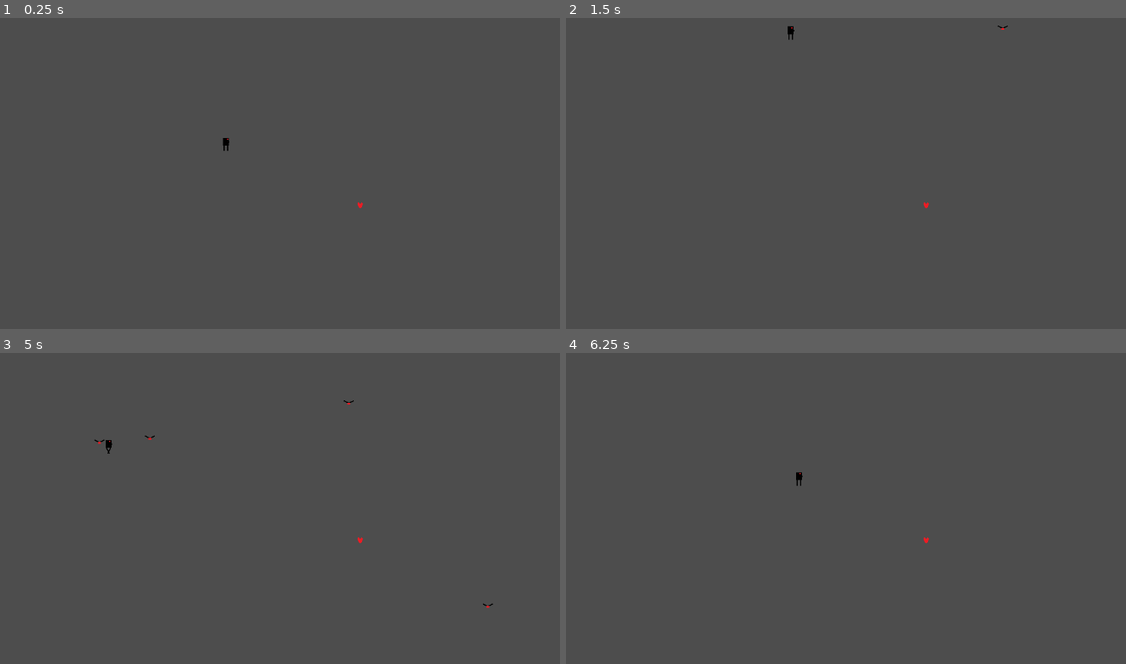
Above: before the commit, frames 1-4 (two rows, left to right).
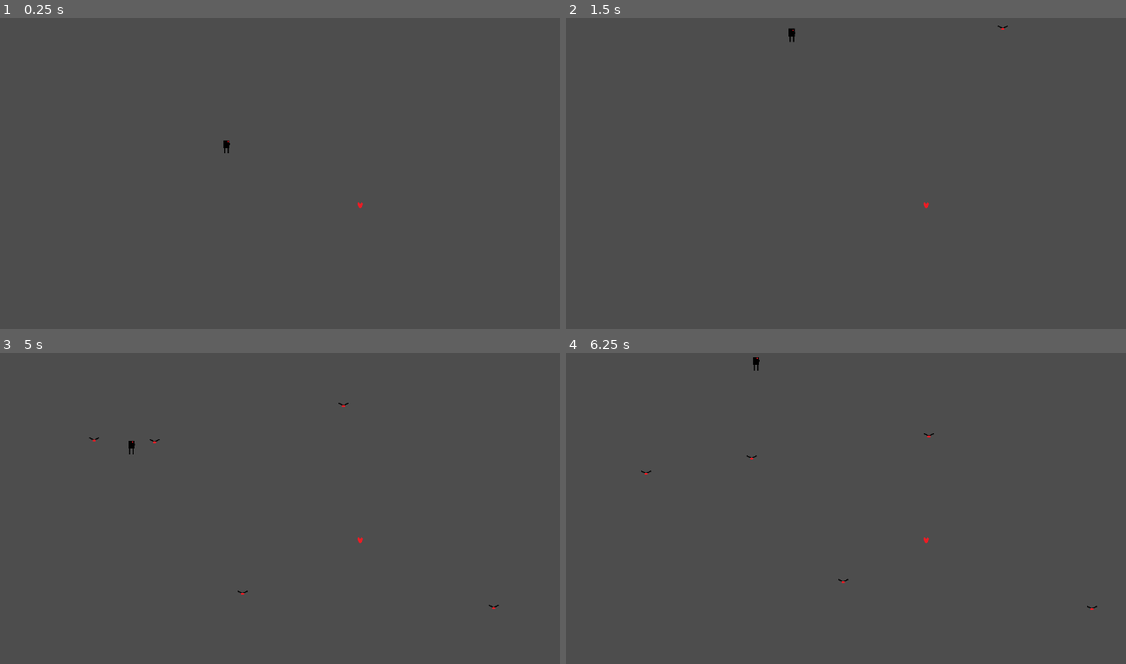
Above: after the commit, the same moments.

Repository: BIIGORANGE/bean-stalk-ben
Game: Godot game, scene res://Scenes/main.tscn
Same seed, same stepped clock (60 frames per second), same inputs: the game is played once before the commit and once after it.
Inputs:
- Up to frame 1 (0.25 s): no input
- Up to frame 2 (1.5 s): tap Enter at 0.5 s; hold W (up) from 0.53 s (still down)
- Up to frame 3 (5 s): tap Space at 2 s; release W (up) at 2.03 s; hold A (left) 2.03-3.53 s; hold Down (down) 3.53-4.28 s; hold D (right) from 4.28 s (still down)
- Up to frame 4 (6.25 s): release D (right) at 5.03 s; hold W (up) 5.03-5.78 s; hold D (right) from 5.78 s (still down)

The runs differ from the first frame. In frame 1, less than 0.1% of the frame differs, in the area x 39-42%, y 38-44%; in frame 2, less than 0.1%; in frame 3, 0.2%, in the area x 15-90%, y 15-83%; in frame 4, 0.1%.

Commit message:
height changer added
only able to add height, not decrease. no associated visuals with height change

Diff:
--- a/hair-game/Scenes/main.tscn
+++ b/hair-game/Scenes/main.tscn
@@ -66,18 +66,6 @@
 [node name="Health" parent="PickUps" unique_id=1254405215 instance=ExtResource("2_bo1nx")]
 position = Vector2(79, -17)
 
-[node name="FlySpawn1" type="Marker2D" parent="." unique_id=234040339]
-position = Vector2(599, -59)
-
-[node name="FlySpawn2" type="Marker2D" parent="." unique_id=404071212]
-position = Vector2(-256, 200)
-
-[node name="FlySpawn3" type="Marker2D" parent="." unique_id=1702682247]
-position = Vector2(432, 111)
-
-[node name="FlySpawn4" type="Marker2D" parent="." unique_id=124890683]
-position = Vector2(600, 345)
-
 [node name="Player" parent="." unique_id=1167191834 instance=ExtResource("1_jjgbg")]
 unique_name_in_owner = true
 speed = 200
--- a/hair-game/Scenes/player.tscn
+++ b/hair-game/Scenes/player.tscn
@@ -46,18 +46,18 @@
 }]
 
 [sub_resource type="RectangleShape2D" id="RectangleShape2D_kry3j"]
-size = Vector2(10, 13)
+size = Vector2(10, 15)
 
 [node name="Player" type="CharacterBody2D" unique_id=1167191834]
 collision_layer = 2
 script = ExtResource("1_6t5aa")
 
 [node name="AnimatedSprite2D" type="AnimatedSprite2D" parent="." unique_id=1611507406]
+position = Vector2(1, 4)
 sprite_frames = SubResource("SpriteFrames_jjvhh")
 animation = &"idle"
 autoplay = "idle"
 frame_progress = 0.77042884
 
 [node name="CollisionShape2D" type="CollisionShape2D" parent="." unique_id=679252106]
-position = Vector2(0, -4.5)
 shape = SubResource("RectangleShape2D_kry3j")
--- a/hair-game/Scripts/player.gd
+++ b/hair-game/Scripts/player.gd
@@ -1,17 +1,29 @@
 extends CharacterBody2D
-@export var speed = 300
+@export var speed = 250
 @onready var game_manager: Node = %GameManager
 
 @onready var animated_sprite: AnimatedSprite2D = $AnimatedSprite2D
+@onready var collision_shape: CollisionShape2D = $CollisionShape2D
 
-var health = 1
+var health = 3
+
+
+func change_height():
+	var height = health
+	var move_shape = collision_shape.shape.size.y/2
+	collision_shape.scale.y =  height * 1
+	collision_shape.position.y = move_shape
+
 func _ready() -> void:
 	pass
+
 func add_health():
+	change_height()
 	health = health + 1
 	print(health)
 
 func subtract_health():
+	change_height()
 	health -= 1
 	print(health)
 	if health == 0:
